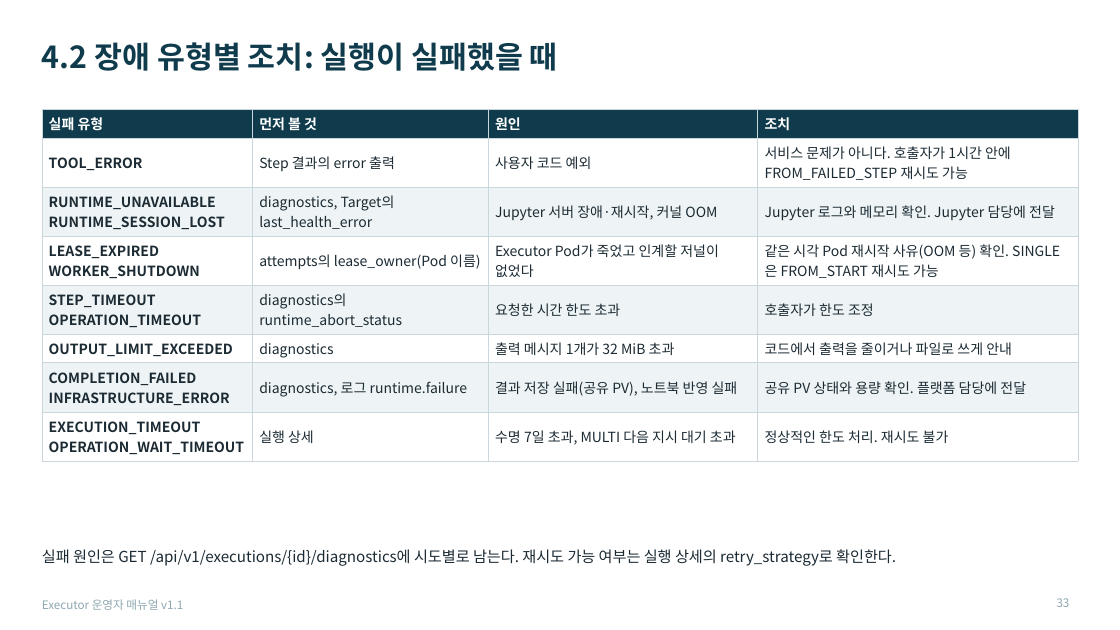
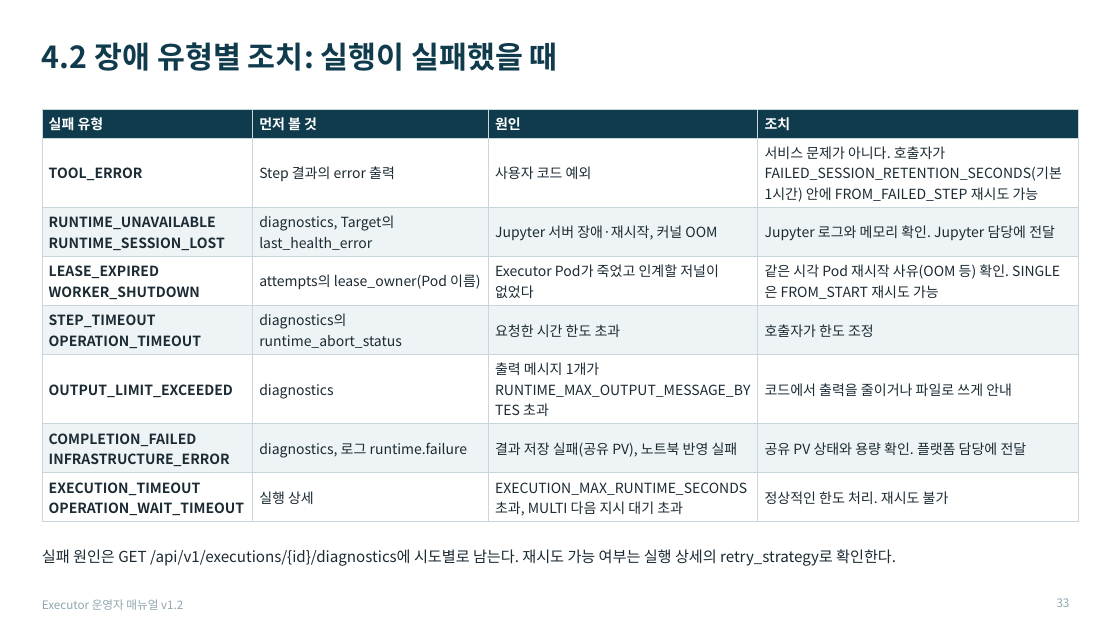
Before and after one commit to KimHwaJin/executor, a slide deck: slide 33 of docs/deliverables/08-운영자-매뉴얼.pptx. Drawn at 1120x630 pixels with LibreOffice and Linux fonts; fonts in the diff are those of the drawing. Boxes give left, top, right and bottom in pixels: in the first picture for what was removed or moved away, otherwise in the second. Text is boxed around its words. In the diff, an @@ line names an element or a change of style, - is before the commit and + after.

```diff
--- a/docs/deliverables/08-운영자-매뉴얼.pptx
+++ b/docs/deliverables/08-운영자-매뉴얼.pptx
@@ table at [42, 109, 1079, 520] @@
-row 2, column 4: 서비스 문제가 아니다. 호출자가 1시간 안에 FROM_FAILED_STEP 재시도 가능
+row 2, column 4: 서비스 문제가 아니다. 호출자가 FAILED_SESSION_RETENTION_SECONDS(기본 1시간) 안에 FROM_FAILED_STEP 재시도 가능
-row 6, column 3: 출력 메시지 1개가 32 MiB 초과
+row 6, column 3: 출력 메시지 1개가 RUNTIME_MAX_OUTPUT_MESSAGE_BYTES 초과
-row 8, column 3: 수명 7일 초과, MULTI 다음 지시 대기 초과
+row 8, column 3: EXECUTION_MAX_RUNTIME_SECONDS 초과, MULTI 다음 지시 대기 초과
@@ text at [42, 599, 183, 610]: text changed @@
-Executor 운영자 매뉴얼 v1.1
+Executor 운영자 매뉴얼 v1.2
```
Also in this commit, not shown: 44 other slides changed, 2 slides added, 6 other files.
